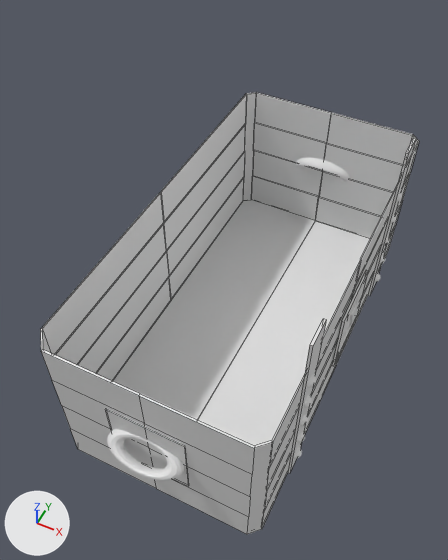
What one commit did to the Blender file chest1.blend.
Rendered twice from a 50 mm camera at (1.59, -3.83, 5.47) aimed at (-0.15, -0.34, 1.1). Every picture has the same lights, and +X, +Y and +Z are marked at lower left. Mesh edges are drawn as thin lines on the coarser meshes.

Before the edit, the objects in view are built like this:
```python
me_plane = bpy.data.meshes.new('Plane')
me_plane.from_pydata(...)  # a box spanning x -1.0..1.0, y -1.0..1.0, z -0.02..0.0
# before: 0 (-1.0, -1.0, 0.0) at pixel (326, 319), 2 (-1.0, 1.0, 0.0) at pixel (312, 346), 4 (-1.0, 1.0, -0.02) at pixel (309, 345), 5 (-1.0, -1.0, -0.02) at pixel (323, 318)
me_torus = bpy.data.meshes.new('Torus')
me_torus.from_pydata(...)  # a torus around z (ring radius 1.0, tube radius 0.25) spanning x -1.25..1.25, y -1.25..1.25, z -0.25..0.25
me_torus_001 = bpy.data.meshes.new('Torus.001')
me_torus_001.from_pydata(...)  # a torus around z (ring radius 1.0, tube radius 0.25) spanning x -1.25..1.25, y -1.25..1.25, z -0.25..0.25
ob_handleleft = bpy.data.objects.new('HandleLeft', me_torus_001)
ob_handleleft.location = (0.0, 2.02, 0.806)
ob_handleleft.rotation_euler = (-1.023, 0.0, 0.0)  # degrees (-59, 0, 0)
ob_handleleft.scale = (0.28, 0.135, 0.28)
ob_handleright = bpy.data.objects.new('HandleRight', me_torus)
ob_handleright.location = (0.0, -2.056, 0.806)
ob_handleright.rotation_euler = (0.802, 0.0, 0.0)  # degrees (46, 0, 0)
ob_handleright.scale = (0.28, 0.135, 0.28)
ob_strapleft = bpy.data.objects.new('StrapLeft', me_plane)
ob_strapleft.location = (1.022, -1.2, 1.003)
ob_strapleft.rotation_euler = (0.0, 1.571, 0.0)  # degrees (0, 90, 0)
ob_strapleft.scale = (1.0, -0.129, 1.0)
# also in view: 'ChestBottom' at (0.0, 0.0, 0.8); 'StrapRight' at (1.01, 1.2, 1.0); 'HandleBaseLeft' at (0.0, -2.01, 0.8)
```
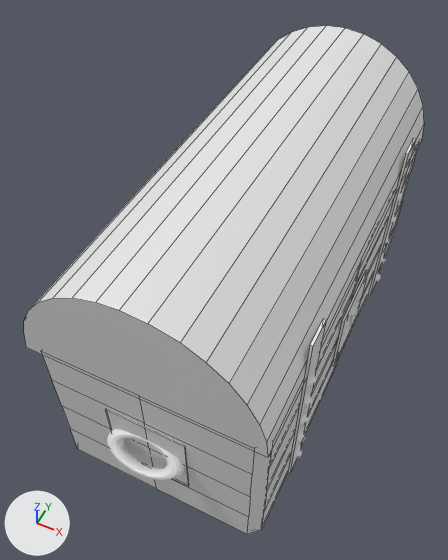
Commit message: Updated model to include top of chest

Location of each change, (x1, y1, x2, y2) in pixels of the pictures (448 x 560 px):
'ChestTop', added
    after: (24, 26, 424, 458)
part 1 of me_plane, built on
    both: (310, 319, 326, 346)
'ChestBottom', unchanged, covered by the edit
    before: (40, 92, 419, 534)
    after: (43, 150, 417, 534)

The change, as a list of edits to the scene's bpy script:
```text
Change me_plane:
    where me_plane.from_pydata(...)  # 8 vertices, 6 faces; spans x -1.0..1.0, y -1.0..1.0, z -0.02..0.0
    used by ob_strapleft; location = (1.022, -1.2, 1.003); rotation_euler = (0.0, 1.571, 0.0), in degrees (0, 90, 0); scale = (1.0, -0.129, 1.0)
    verts and faces of me_plane; kept vertices keep their numbers, new ones are numbered from 8
    me_plane part 1
    add delete_faces([(0, 5, 4, 2)])
    add for new, old in zip([*range(8, 12)], [0, 2, 4, 5]): verts[new] = verts[old] + (0.0, 0.0, 0.0)
    add faces += [(4, 10, 11, 5), (8, 11, 10, 9), (0, 8, 9, 2), (0, 5, 11, 8), (2, 9, 10, 4)]
Add me_circle_001:
    me_circle_001.from_pydata(...)  # 34 vertices, 18 faces; spans x -1.02..1.01, y 0.0..1.0, z -2.0..2.0
Add ob_chesttop:
    ob_chesttop = bpy.data.objects.new('ChestTop', me_circle_001)
    ob_chesttop.location = (0.0, 0.0, 1.559)
    ob_chesttop.rotation_euler = (1.571, 0.0, 0.0)  # degrees (90, 0, 0)
```
